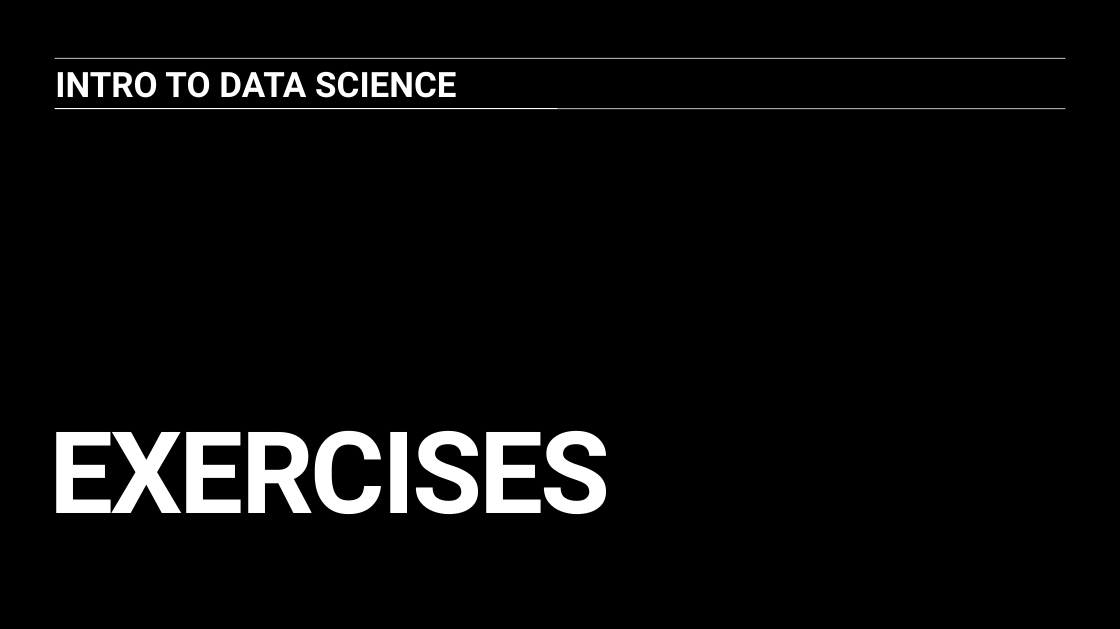
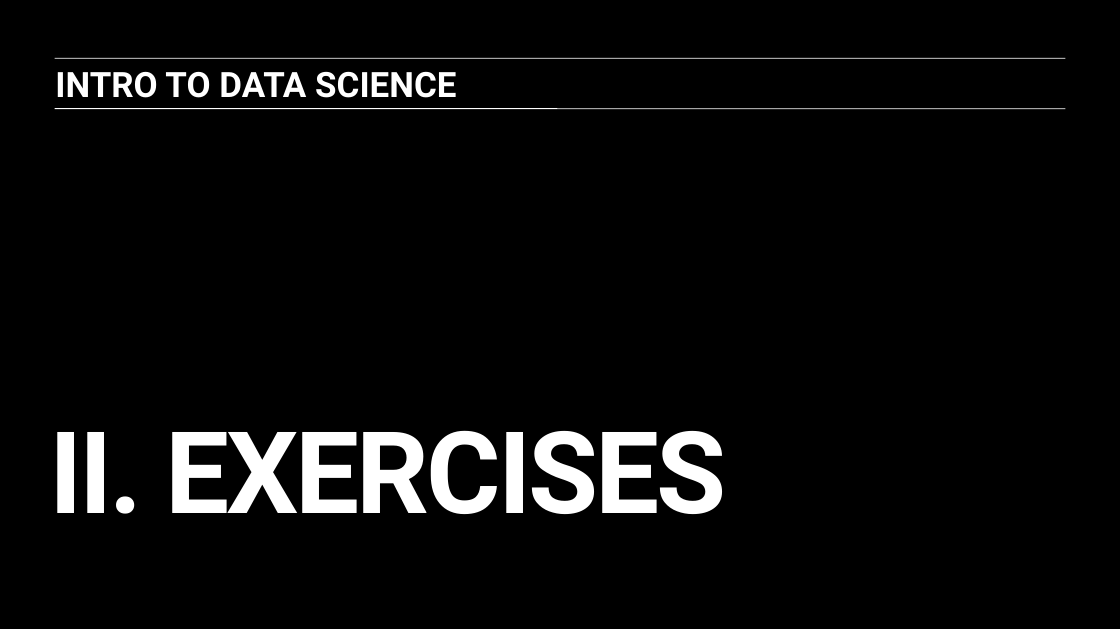
Before and after one commit to ajschumacher/gadsdc, a slide deck: slide 34 of 09-linear_R/slides.pptx (slide 49 before the commit). Drawn at 1120x629 pixels with LibreOffice and Linux fonts; fonts in the diff are those of the drawing. Boxes give left, top, right and bottom in pixels: in the first picture for what was removed or moved away, otherwise in the second. Text is boxed around its words. In the diff, an @@ line names an element or a change of style, - is before the commit and + after.

```diff
--- a/09-linear_R/slides.pptx
+++ b/09-linear_R/slides.pptx
@@ title at box(49, 430, 726, 514): text changed @@
-EXERCISES
+II. EXERCISES
```
Also in this commit, not shown: 1 other slide changed, 15 slides removed, 3 other files.
